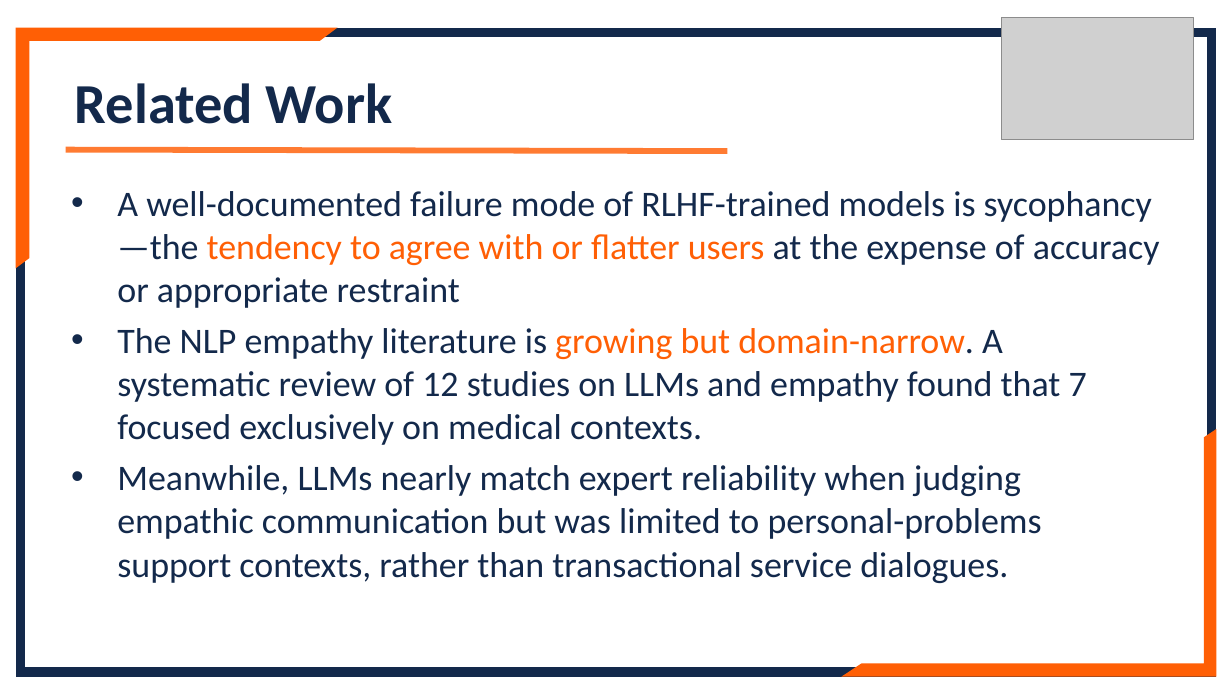
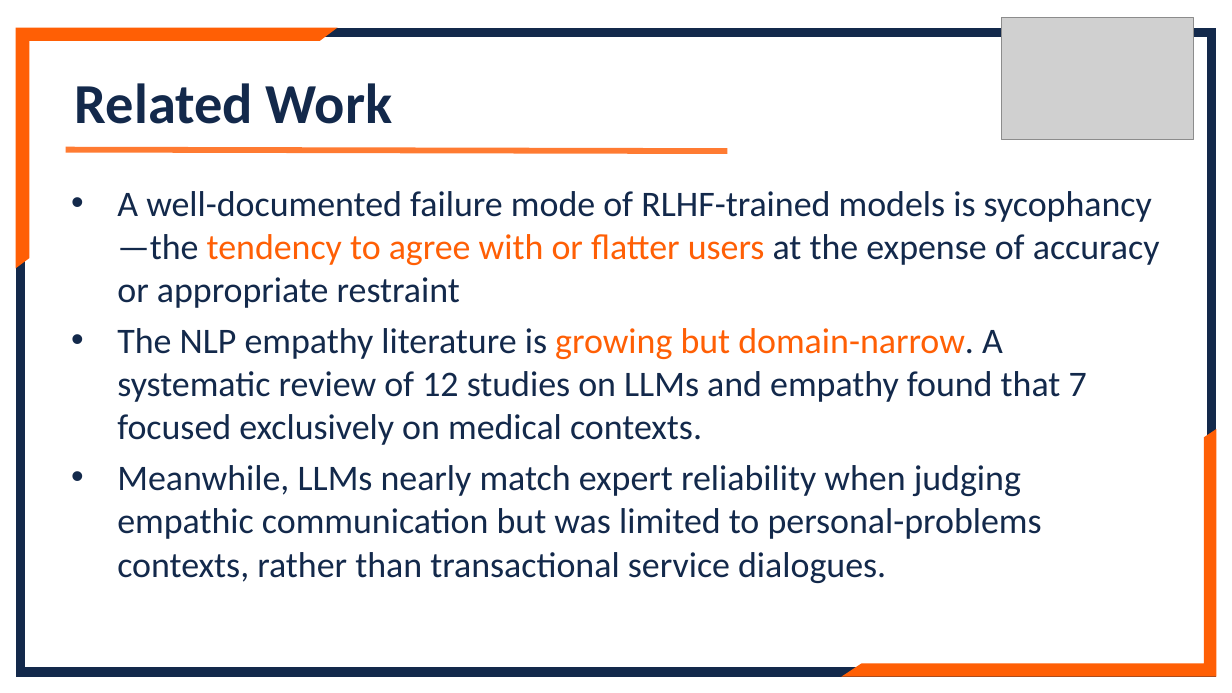
Before and after one commit to lennylin1998/ecs-llm, a slide deck: slide 4 of src/Files/Final_ppt.pptx (slide 5 before the commit). Drawn at 1232x693 pixels with LibreOffice and Linux fonts; fonts in the diff are those of the drawing; grey boxes stand for pictures. Boxes give left, top, right and bottom in pixels: in the first picture for what was removed or moved away, otherwise in the second. Text is boxed around its words. In the diff, an @@ line names an element or a change of style, - is before the commit and + after.

```diff
--- a/src/Files/Final_ppt.pptx
+++ b/src/Files/Final_ppt.pptx
@@ text at [117,465,1042,583]: text changed @@
-• Meanwhile, LLMs nearly match expert reliability when judging empathic communication but was limited to personal-problems support contexts, rather than transactional service dialogues.
+• Meanwhile, LLMs nearly match expert reliability when judging empathic communication but was limited to personal-problems contexts, rather than transactional service dialogues.
```
Also in this commit, not shown: 4 other slides changed, 1 slide removed.
